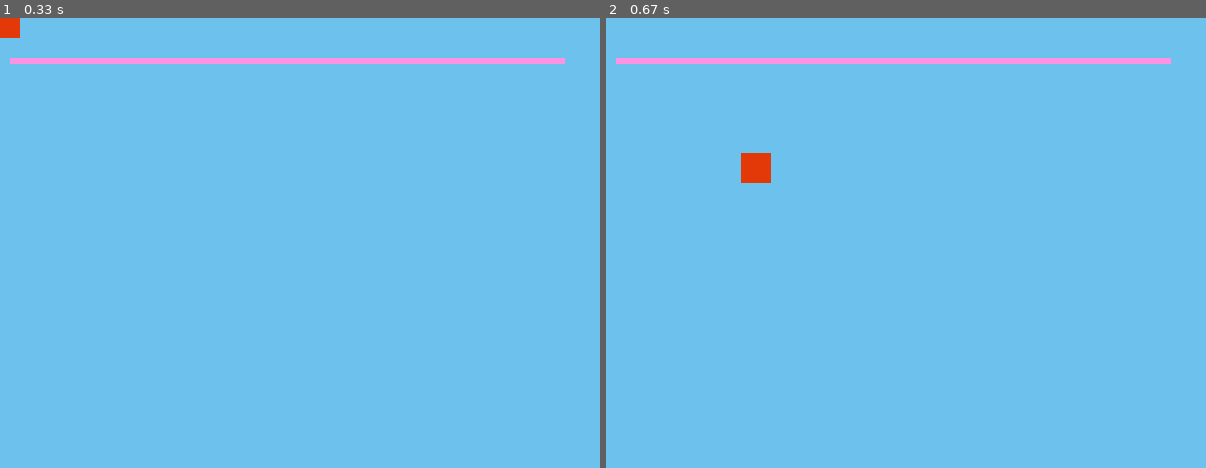
Above: before the commit, frames 1-2 (left to right).
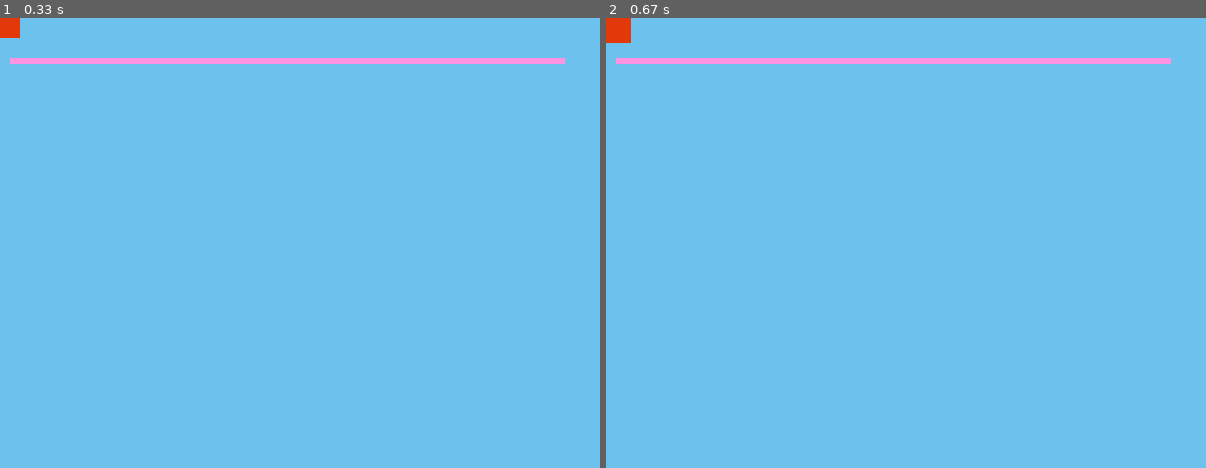
Above: after the commit, the same moments.

Repository: italogama/PyGame-LearnCafe
Game: pygame game, started from Aula 4 Inicio/Aula 20.py
Same seed, same stepped clock (60 frames per second), same inputs: the game is played once before the commit and once after it.
Inputs (mouse positions are in pixels of both pictures, inside the frame that each line leads up to):
- Up to frame 1 (0.33 s): no input
- Up to frame 2 (0.67 s): click (906, 243) at 0.38 s

Frame 1 is identical in both runs. In frame 2, 0.6% of the frame differs, in the area x 0-28%, y 0-37%.

Commit message:
Aula 22 - Criando jogo com Pygame

Diff:
--- a/Aula 4 Inicio/Aula 20.py
+++ b/Aula 4 Inicio/Aula 20.py
@@ -32,7 +32,8 @@
                 sair = True #no momento que o sair passa a ser True, ele sai do while e executa o Quit
 
             if event.type == pygame.MOUSEBUTTONDOWN:
-                pygame.mouse.set_pos(150, 150) #Movimenta o retangulo ao clicar
+                pygame.mouse.set_pos(10, 10) #Movimenta o retangulo ao clicar
+                ret2.left = 10 #setar de volta o obstaculo no click
 
         relogio.tick(30) #tick pra atualizar
         tela.fill(cor_branca) #preencher o fundo da tela com cor branca
@@ -52,6 +53,8 @@
         if ret.top > 400:
             text = fonte_perdeu.render('VOCE GANHOU', 1, (cor_branca)) #printando perdeu
             tela.blit(text, (200, 200))
+            text = fonte_perdeu.render('CLIQUE PARA RECOMECAR', 1, (cor_vermelha)) #printando perdeu
+            tela.blit(text, (150, 250))
             ret2.left = 602
 
 
